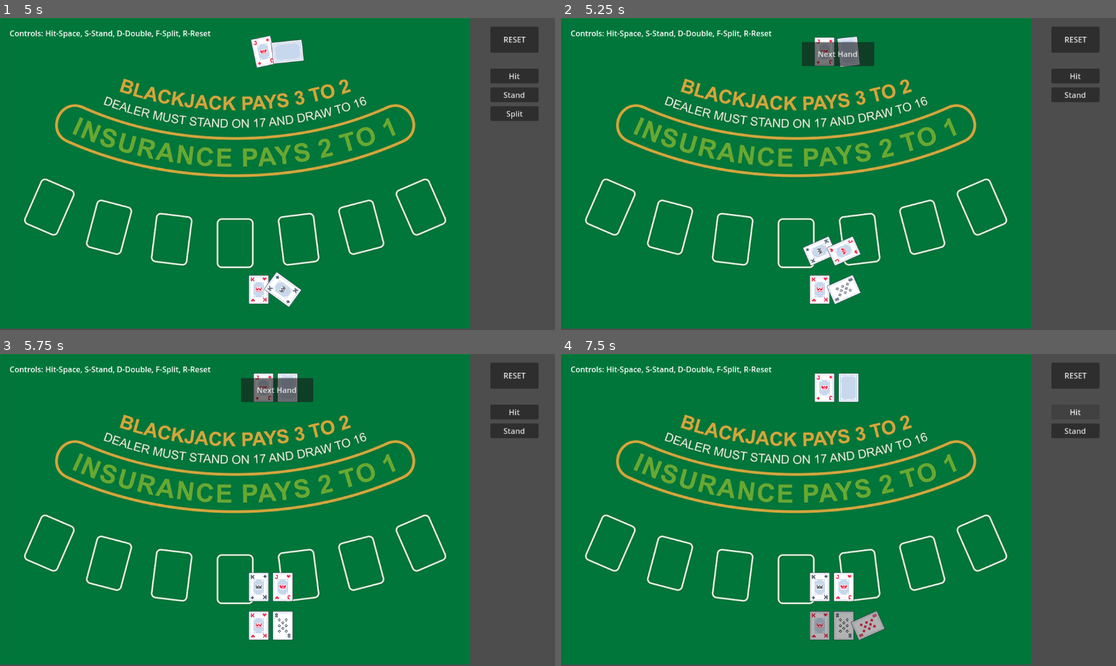
Above: before the commit, frames 1-4 (two rows, left to right).
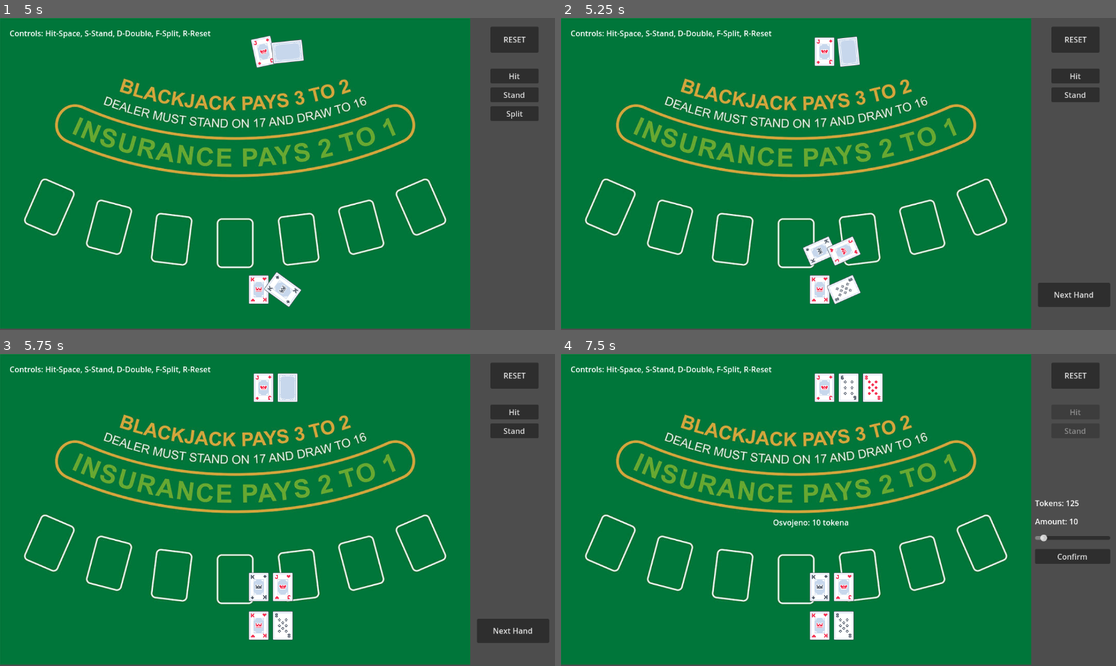
Above: after the commit, the same moments.

Repository: Mladen-Mijailovic/Project_BJ
Game: Godot game, scene res://Scenes/Main.tscn
Same seed, same stepped clock (60 frames per second), same inputs: the game is played once before the commit and once after it.
Inputs (mouse positions are in pixels of both pictures, inside the frame that each line leads up to):
- Up to frame 1 (5 s): click "PLAY" at 0.5 s; click "PLAY" at 1.25 s; click "Confirm" at 2 s; click "Hit" at 2.75 s; click "Stand" at 3.5 s; click "Confirm" at 4.25 s
- Up to frame 2 (5.25 s): click "Split" at 5 s
- Up to frame 3 (5.75 s): no input
- Up to frame 4 (7.5 s): click "Next Hand" at 5.75 s; click "Last Split" at 6.5 s; click (1077, 413) at 7.25 s, where only the run before the commit has a clickable "Hit"

Frame 1 is identical in both runs. In frame 2, 2.0% of the frame differs, in the area x 43-99%, y 7-93%; in frame 3, 2.0%; in frame 4, 2.7%, in the area x 38-99%, y 6-92%.

Commit message:
Update GameMenager.gd
- Pomerena pozicija dugmeta Next Hand
- Split funkcija, da ne prebacuje iz jedne u drugu ruku
- Ispravljena greska kod dodeljivanja nagrade za BlackJack

Diff:
--- a/Scripts/GameMenager.gd
+++ b/Scripts/GameMenager.gd
@@ -85,7 +85,7 @@
 func setup_next_hand_button():
 	next_hand_button.text = "Next Hand"
 	next_hand_button.size = Vector2(150, 50)
-	next_hand_button.position = Vector2(500, 50)
+	next_hand_button.position = Vector2(990, 550)
 	next_hand_button.hide()
 	next_hand_button.pressed.connect(_on_next_hand_button_pressed)
 	add_child(next_hand_button)
@@ -99,18 +99,30 @@
 	current_hand_index += 1
 
 	if current_hand_index < active_hands.size():
+		#Omoguci buttons ako ruka nije Bust
+		var current_hand = active_hands[current_hand_index]
+		var hand_value = current_hand.update_hand_value()["total"]
+		hit_button.disabled = (hand_value > 21)
+		stand_button.disabled = (hand_value > 21)
+
 		update_ui_for_current_hand()
 	else:
 		next_hand_button.hide()
-		current_hand_index = 0
-		stand_button.disabled = false
+		dealer_turn()
 
 func update_ui_for_current_hand():
 	var current_hand = active_hands[current_hand_index]
+	var hand_value = current_hand.update_hand_value()["total"]
+
+	hit_button.disabled = (hand_value > 21)
+	stand_button.disabled = (hand_value > 21)
+
 	var can_split_current = can_split_hand(current_hand)
-
 	split_button.visible = can_split_current
 	split_button.disabled = !can_split_current
+
+	double_button.visible = (current_hand.cards_in_hand.size()) == 2 && can_double()
+	double_button.disabled = !can_double()
 
 	for i in range(active_hands.size()):
 		if i == current_hand_index:
@@ -210,14 +222,6 @@
 			game_over("BlackJack! Player wins")
 	else:
 		pass
-	#var player_cards = player_hand.get_card_values()
-	#var dealer_cards = dealer_hand.get_card_values()
-	#
-	#if player_cards.has("A") and (player_cards.has("10") or player_cards.has("J") or player_cards.has("Q") or player_cards.has("K")):
-		#if dealer_cards.has("A") or dealer_cards.has("10") or dealer_cards.has("J") or dealer_cards.has("Q") or dealer_cards.has("K"):
-			#return
-		#else:
-			#game_over("Blackjack! Player wins!")
 
 func any_match(values, targets):
 	for value in values:
@@ -261,17 +265,31 @@
 	if card:
 		var result = current_hand.add_card(card)
 		if result["total"] > 21:
-			if current_hand_index < active_hands.size() - 1:
-				_on_next_hand_button_pressed()
+			current_hand.modulate = Color(1, 0.5, 0.5)
+
+			#proverava da li ima jos jedna ruka
+			var next_playable_hand = false
+			for i in range(current_hand_index + 1, active_hands.size()):
+				if active_hands[i].update_hand_value()["total"] <= 21:
+					next_playable_hand = true
+					break
+
+			if next_playable_hand:
+				next_hand_button.show()
+				hit_button.disabled = true
+				stand_button.disabled = true
 			else:
-				game_over("Player busts! Dealer wins.")
+				dealer_turn()
 		else:
 			update_split_button()
 			update_double_button()
 
+			if current_hand.cards_in_hand.size() > 2:
+				split_button.disabled = true
+				double_button.disabled = true
+
 #Treba da se poboljsa split, kada sam kliknu next hand i isao Hit vise puta prebacilo mi je na prvu ruku
 #i dodeljivalo jednu kartu jednoj ruci, jednu kartu drugoj ruci...
-#Treba da se pomeri Next Hand dugme samo
 func _on_split_button_pressed():
 	if current_bet <= 0:
 		return
@@ -344,6 +362,15 @@
 	dealer_turn()
 
 func dealer_turn():
+	var all_bust = true
+	for hand in active_hands:
+		if hand.update_hand_value()["total"] <= 21:
+			all_bust = false
+			break
+	if all_bust:
+		game_over("All hands bust! Dealer wins.")
+		return
+
 	dealer_hand.reveal_hidden_cards()
 
 	while dealer_hand.update_hand_value()["total"] < 17:
@@ -378,7 +405,7 @@
 		elif dealer_bust or hand_total > dealer_total:
 			var payout = current_bet * 1.5
 			if hand_result["is_blackjack"]:
-				payout = current_bet * 2.5
+				payout += current_bet * 2.5
 			total_payout += payout
 			result_text += "Win! (Dealer bust: %d)" % dealer_total
 			hand.modulate = Color(0.5, 1, 0.5)
